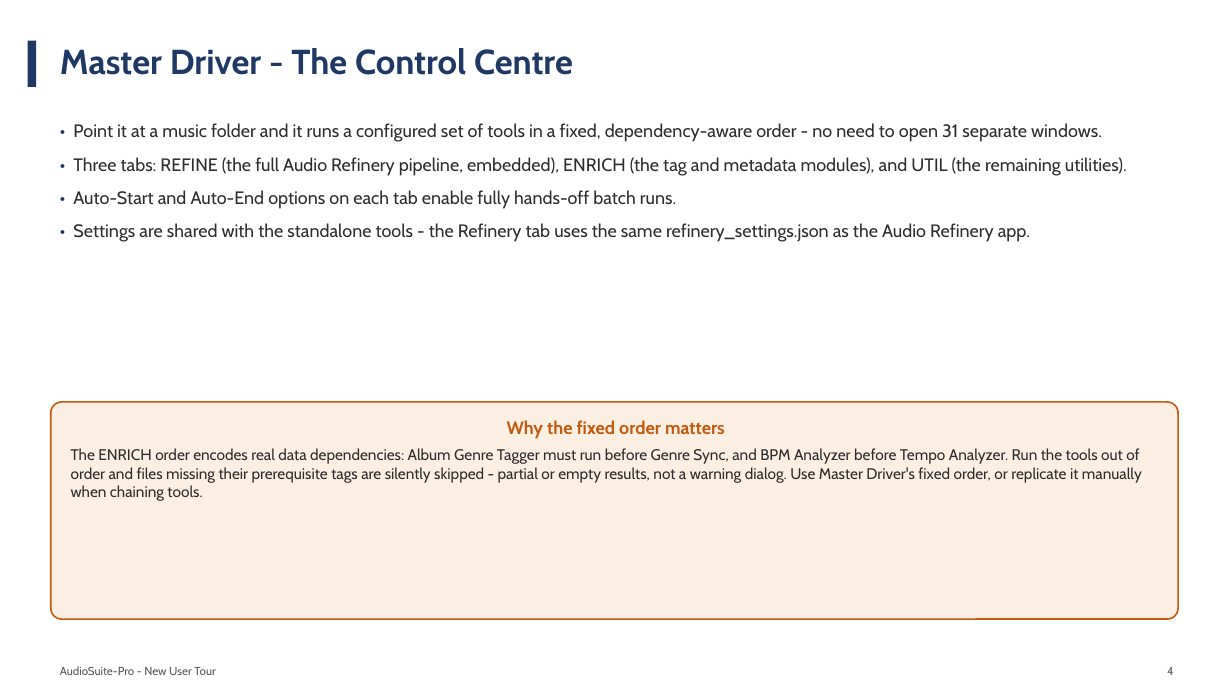
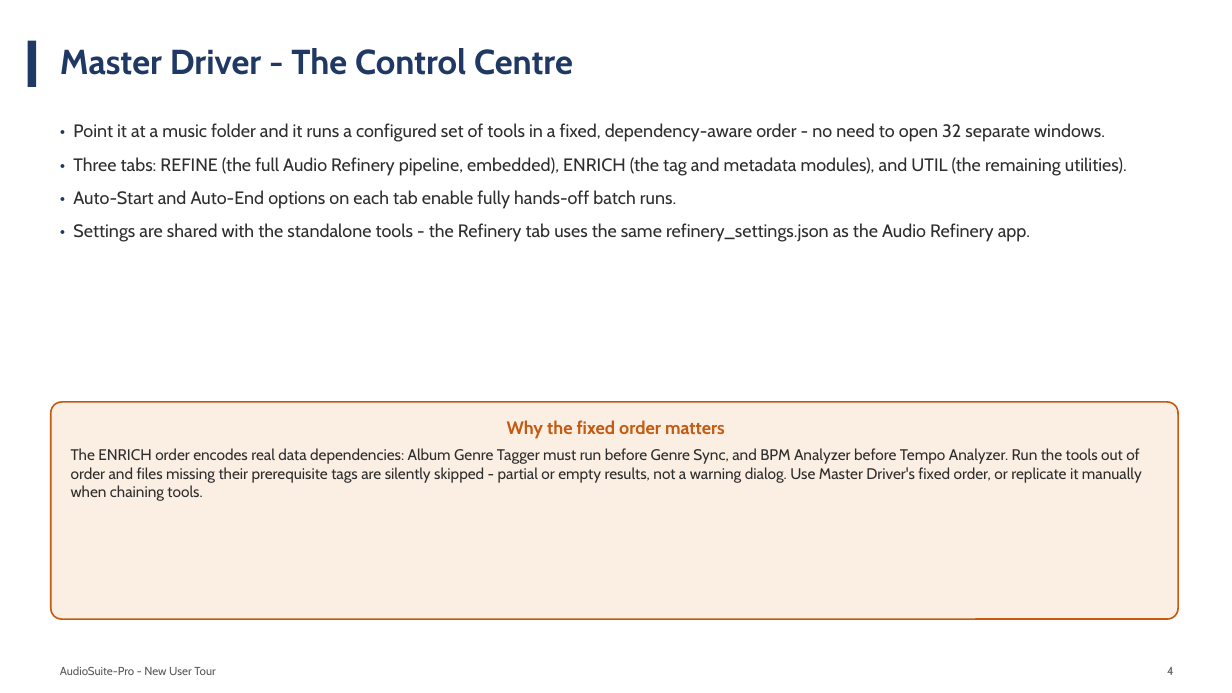
Before and after one commit to wilte01/AudioSuite-Pro, a slide deck: slide 4 of documentation/user_guides/suite_overview/AudioSuite-Pro_New_User_Presentation.pptx. Drawn at 1232x693 pixels with LibreOffice and Linux fonts; fonts in the diff are those of the drawing. Boxes give left, top, right and bottom in pixels: in the first picture for what was removed or moved away, otherwise in the second. Text is boxed around its words. In the diff, an @@ line names an element or a change of style, - is before the commit and + after.

```diff
--- a/documentation/user_guides/suite_overview/AudioSuite-Pro_New_User_Presentation.pptx
+++ b/documentation/user_guides/suite_overview/AudioSuite-Pro_New_User_Presentation.pptx
@@ text at (73,123,1105,142): text changed @@
-• Point it at a music folder and it runs a configured set of tools in a fixed, dependency-aware order - no need to open 31 separate windows.
+• Point it at a music folder and it runs a configured set of tools in a fixed, dependency-aware order - no need to open 32 separate windows.
```
Also in this commit, not shown: 3 other slides changed, 40 other files.
